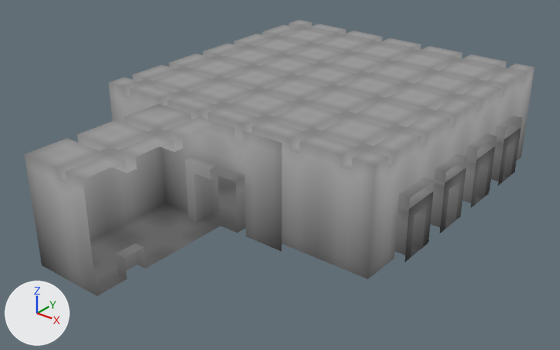
The glTF model models/menu.glb, before and after one commit.
Camera for both pictures: a camera (50 mm lens) standing at (42.1, -60.1, 35.5) and looking at (0.8, -8.5, 3.5). The axes (+X, +Y, +Z) are drawn at lower left. The lights are the same throughout. Where no turn or scale is listed for an object, it has been applied to the vertices.
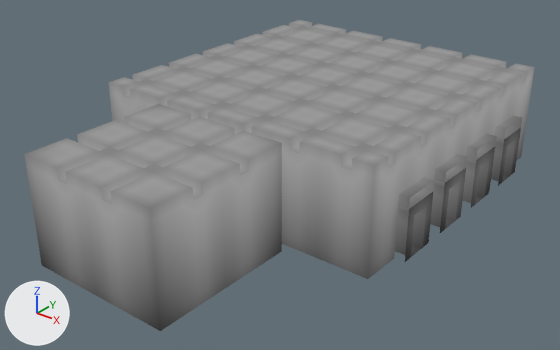
Where the change shows, as pixel boxes [x1, y1, x2, y2] in the pictures (560 x 350 px):
'Mesh_7', added: after [83, 122, 282, 331]

Diff of the bpy script that builds the scene:
```diff
--- a/models/menu.glb.py
+++ b/models/menu.glb.py
@@ me_mesh_7 @@
+me_mesh_7.from_pydata(...)  # 528 vertices, 980 faces; spans x 0.0..7.0, y -14.0..0.0, z 1.0..11.0
+me_mesh_7.materials.append(mat_opaque)  # its picture is missing
@@ ob_mesh_7 @@
+ob_mesh_7 = bpy.data.objects.new('Mesh_7', me_mesh_7)
+ob_mesh_7.location = (0.0, -16.0, 0.0)
```
